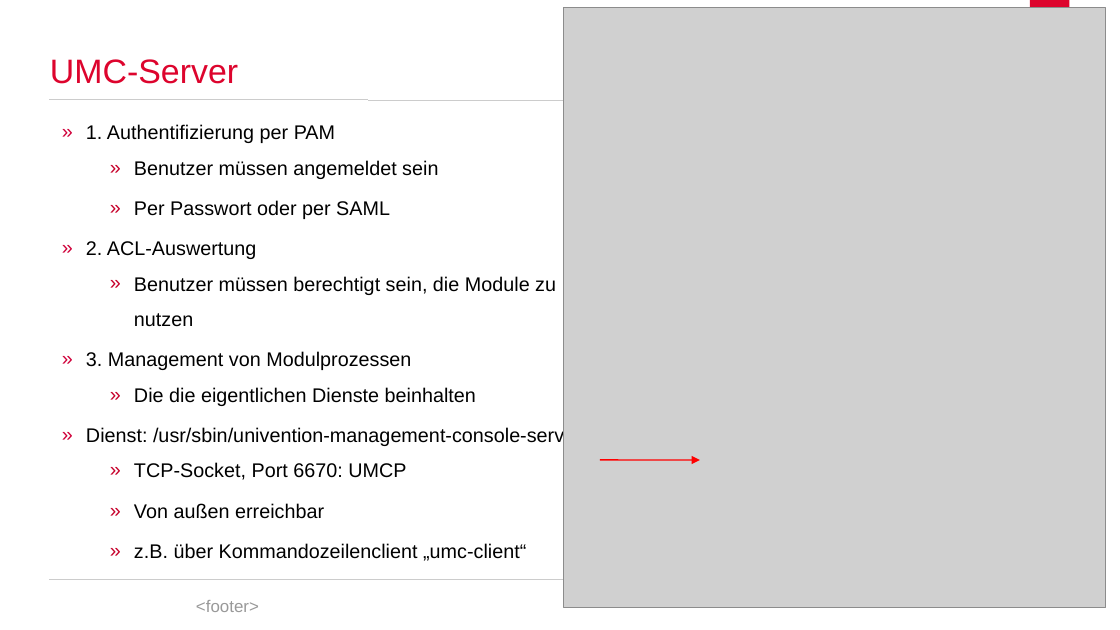
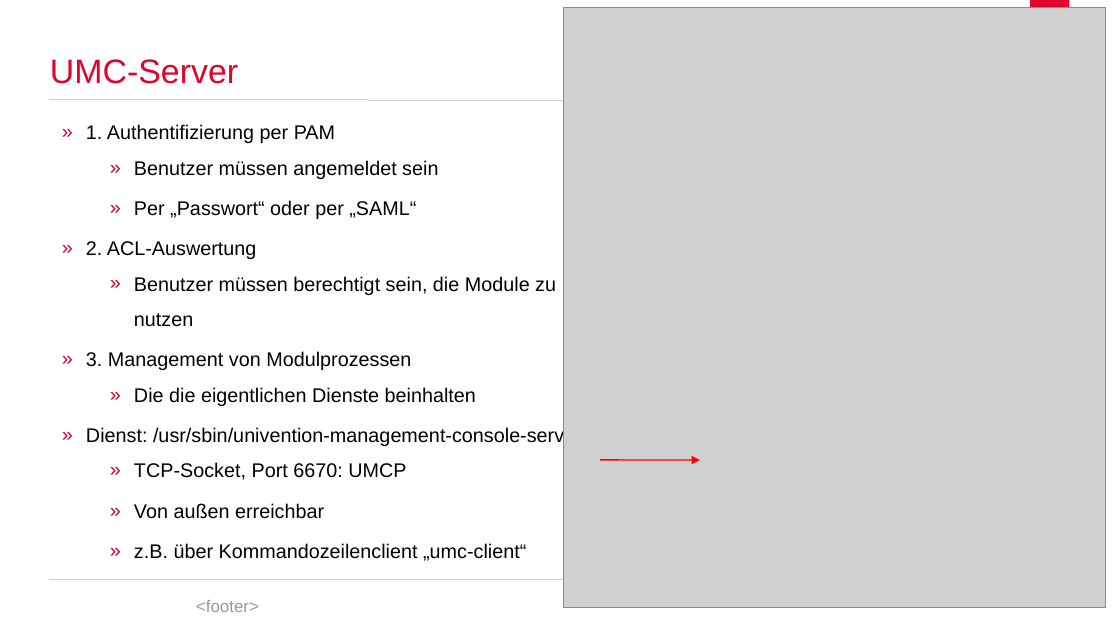
Before and after one commit to spaceone/presentations, a slide deck: slide 8 of univention-management-console/univention-management-console.odp. Drawn at 1120x630 pixels with LibreOffice and Linux fonts; fonts in the diff are those of the drawing; grey boxes stand for pictures; background and template pictures are left out. Boxes give left, top, right and bottom in pixels: in the first picture for what was removed or moved away, otherwise in the second. Text is boxed around its words. In the diff, an @@ line names an element or a change of style, - is before the commit and + after.

```diff
--- a/univention-management-console/univention-management-console.odp
+++ b/univention-management-console/univention-management-console.odp
@@ text at box(134, 200, 416, 219): text changed @@
-    » Per Passwort oder per SAML
+    » Per „Passwort“ oder per „SAML“
```
Also in this commit, not shown: 9 other slides changed, 2 slides added, 2 slides removed.
